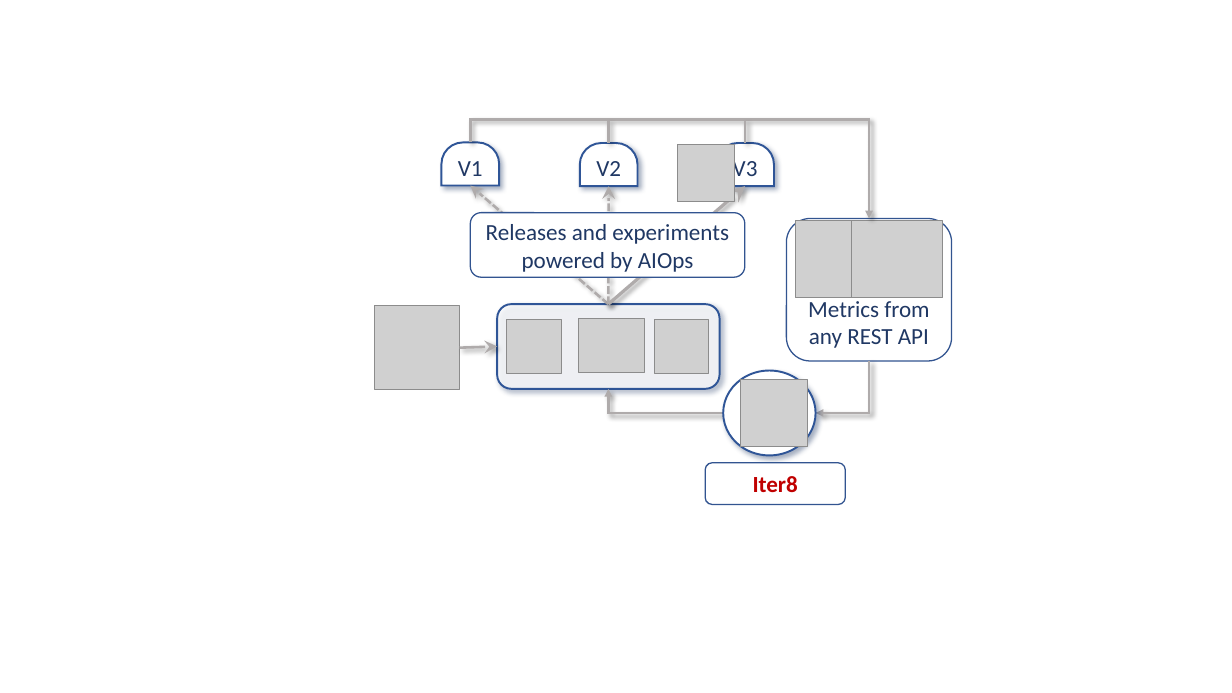
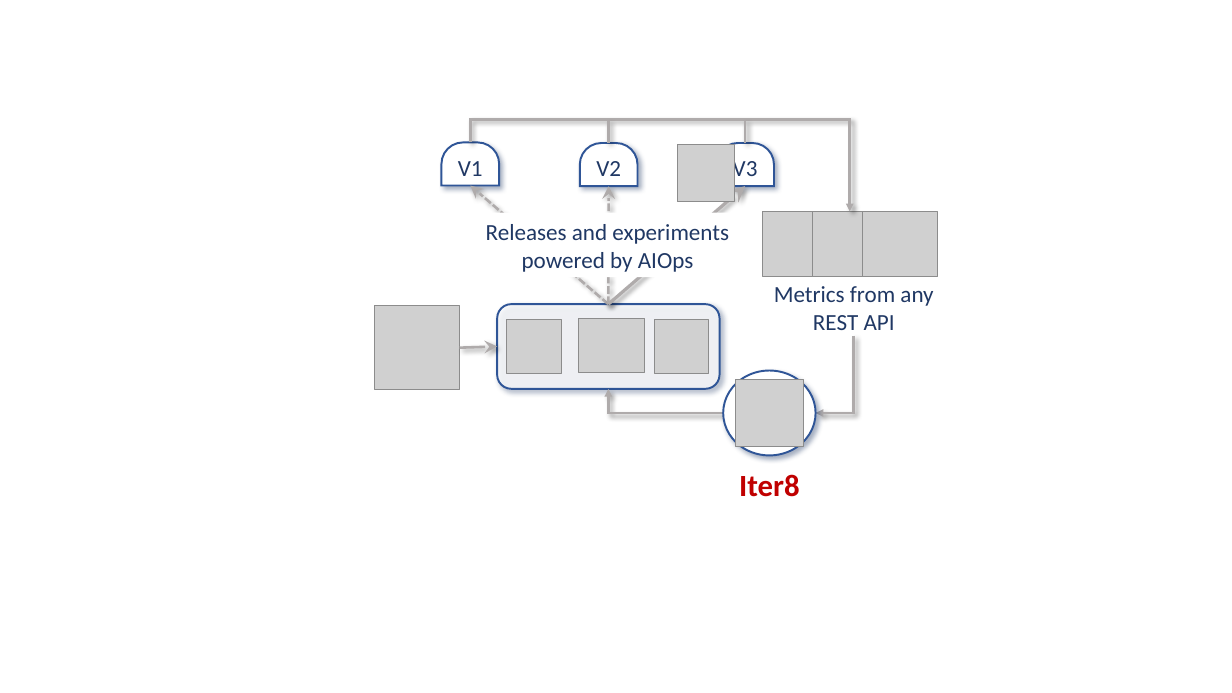
Before and after one commit to iter8-tools/iter8, a slide deck: slide 15 of mkdocs/src/assets/images/iter8++images.pptx. Drawn at 1232x693 pixels with LibreOffice and Linux fonts; fonts in the diff are those of the drawing; grey boxes stand for pictures. Boxes give left, top, right and bottom in pixels: in the first picture for what was removed or moved away, otherwise in the second. Text is boxed around its words. In the diff, an @@ line names an element or a change of style, - is before the commit and + after.

```diff
--- a/mkdocs/src/assets/images/iter8++images.pptx
+++ b/mkdocs/src/assets/images/iter8++images.pptx
@@ elbow arrow moved from (470, 142) - (869, 218) to (470, 142) - (850, 212) @@
@@ text "Releases and experiments powered by ...": place and size @@
-text "Releases and experiments powered by ..." at (470, 213, 745, 277)
+text "Releases and experiments powered by ..." at (486, 224, 729, 272)
@@ text "Releases and experiments powered by ..." at (486, 224, 729, 272): outline #325491 1 pt to none @@
@@ picture: place and size @@
-picture at (796, 221, 886, 298)
+picture at (763, 212, 838, 276)
@@ picture: place and size @@
-picture at (852, 221, 943, 298)
+picture at (812, 212, 887, 276)
@@ picture added at (863, 212, 938, 276) @@
@@ rounded rectangle "Metrics from any REST API": place and size @@
-rounded rectangle "Metrics from any REST API" at (787, 218, 952, 360)
+rounded rectangle "Metrics from any REST API" at (758, 279, 949, 335)
@@ rounded rectangle "Metrics from any REST API" at (758, 279, 949, 335): vertical alignment bottom to middle; outline #325491 1 pt to none @@
@@ elbow arrow moved from (869, 361) - (816, 413) to (854, 335) - (816, 413) @@
@@ picture: place and size @@
-picture at (740, 380, 808, 447)
+picture at (736, 380, 803, 447)
@@ text "Iter8": place and size @@
-text "Iter8" at (705, 463, 846, 505)
+text "Iter8" at (739, 474, 800, 497)
@@ text "Iter8" at (739, 474, 800, 497): size 18 to 24 pt; outline #325491 1 pt to none @@
```
Also in this commit, not shown: 4 other files.
